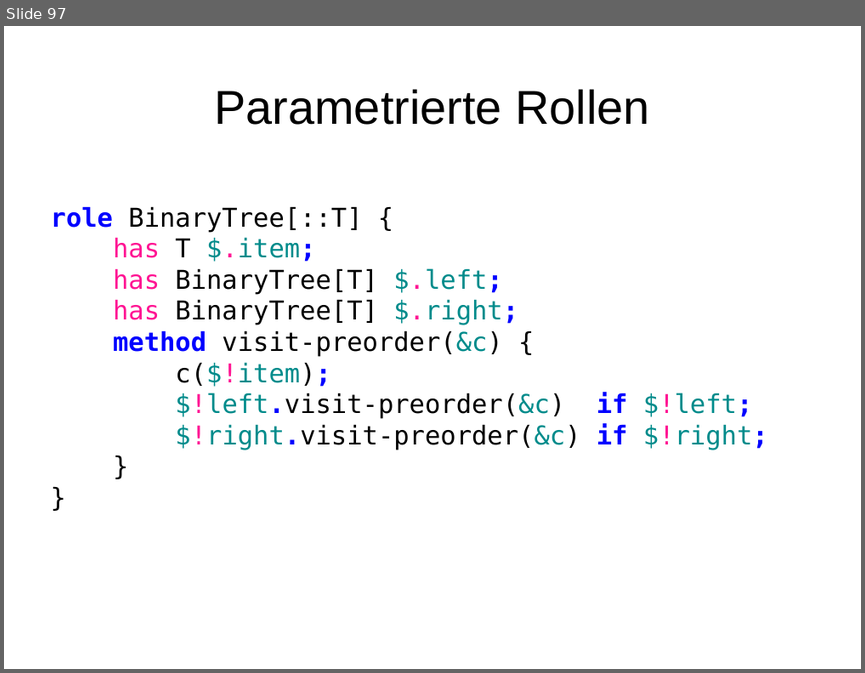
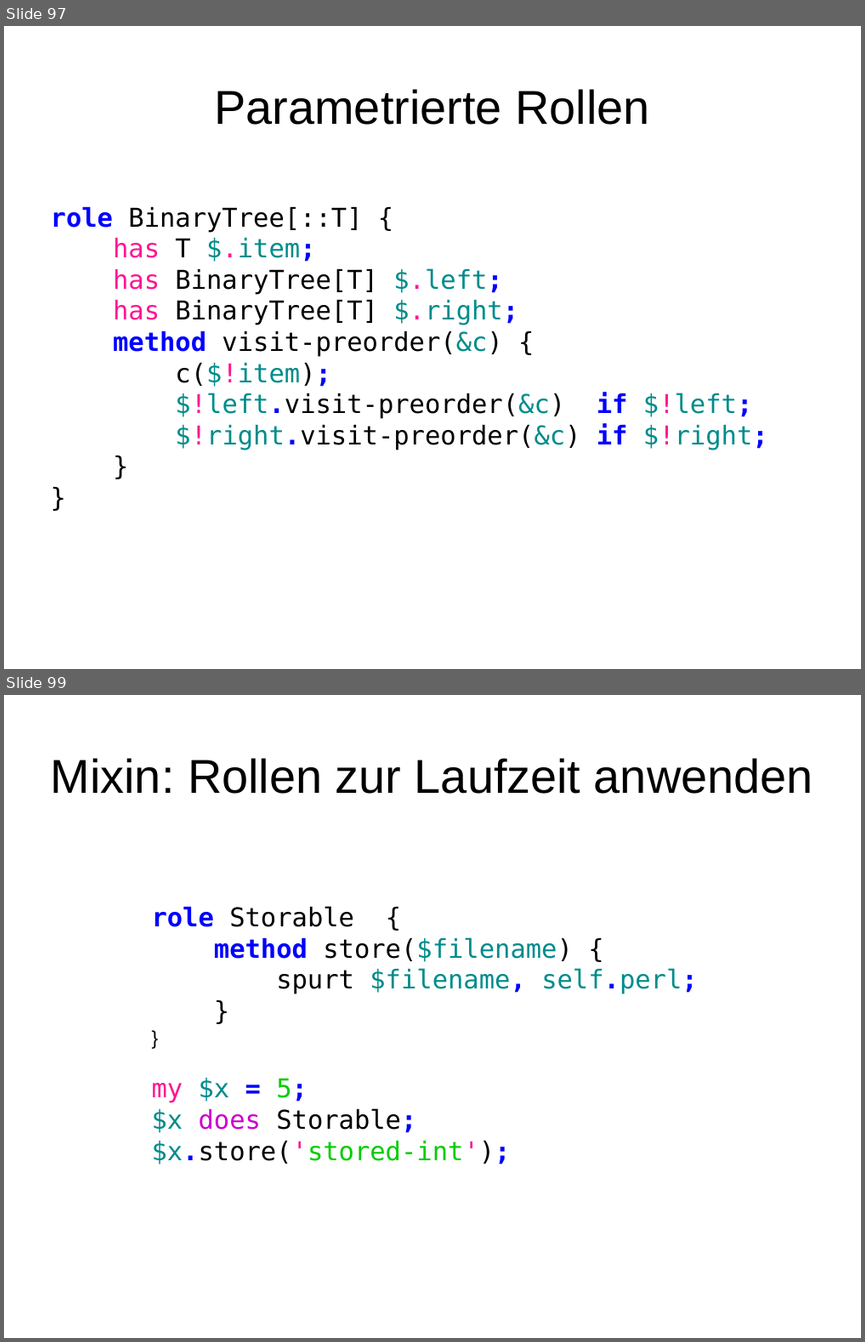
Before and after one commit to moritz/perl6-training-de, a slide deck: schulung.odp. Shown one above the other, each under a label of ours: slide 97 before the commit, slides 97 and 99 after it; the slides between them are not shown. The pictures are 865x673 and 865x1342 pixels, drawn with LibreOffice and Linux fonts; fonts in the diff are those of the drawing. Boxes give left, top, right and bottom in pixels: in the first picture for what was removed or moved away, otherwise in the second. Text is boxed around its words. In the diff, an @@ line names an element or a change of style, - is before the commit and + after.

```diff
--- a/schulung.odp
+++ b/schulung.odp
@@ slide 99 added at bbox=[4, 695, 861, 1338], background #FFFFFF @@
@@ title added at bbox=[51, 758, 813, 794], 44 pt, text #000000 @@
+Mixin: Rollen zur Laufzeit anwenden
@@ text added at bbox=[152, 906, 698, 1164], 24 pt, text #000000 @@
+role Storable {
+method store($filename) {
+spurt $filename, self.perl;
+}
+}
+my $x = 5;
+$x does Storable;
+$x.store('stored-int');
```
Also in this commit, not shown: 1 slide changed, 36 other slides added, 10 other files.
